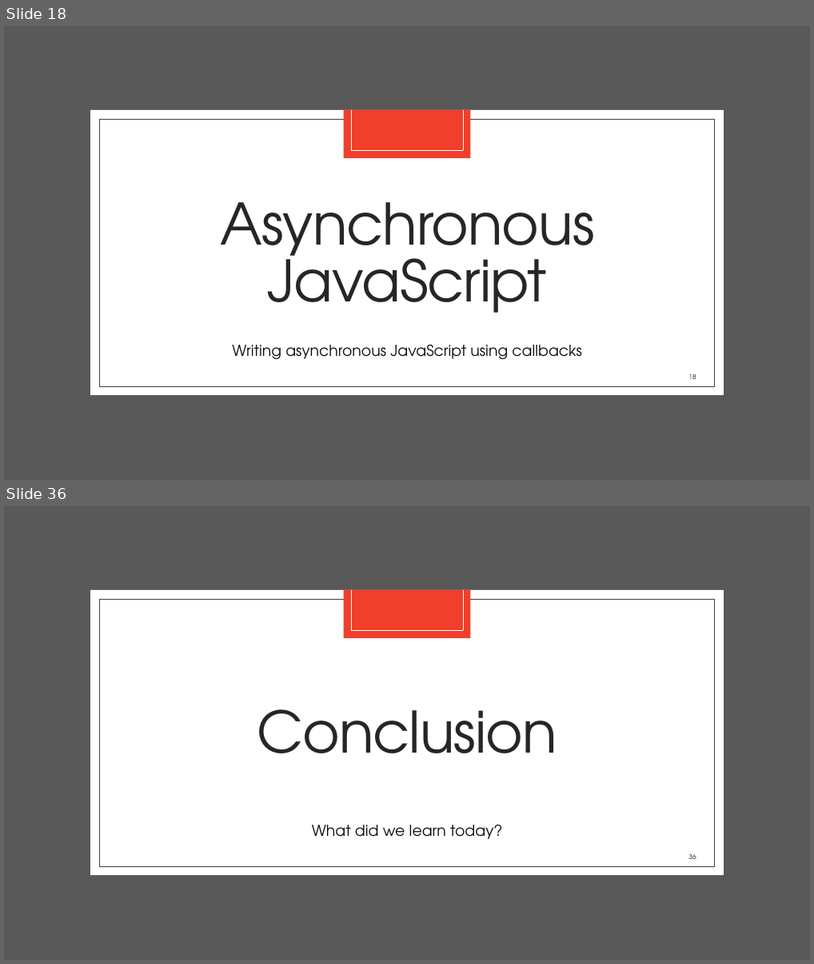
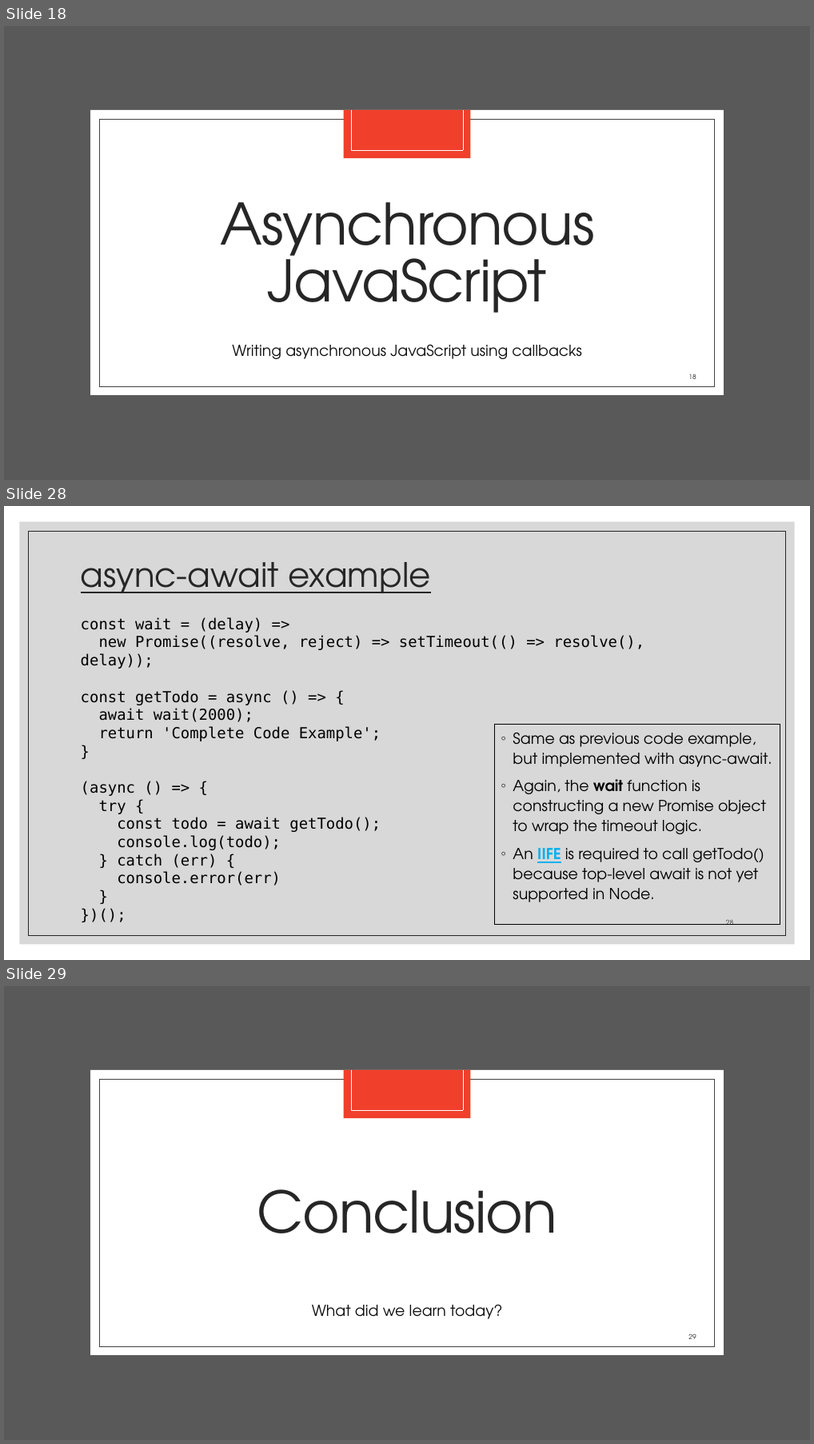
Before and after one commit to zackstotts/base-node-curriculum, a slide deck: unit_01/slides/Unit01-PartI.pptx. Shown one above the other, each under a label of ours: slides 18 and 36 before the commit, slides 18, 28 and 29 after it; the slides between them are not shown. The pictures are 814x964 and 814x1444 pixels, drawn with LibreOffice and Linux fonts; fonts in the diff are those of the drawing. Boxes give left, top, right and bottom in pixels: in the first picture for what was removed or moved away, otherwise in the second. Text is boxed around its words. In the diff, an @@ line names an element or a change of style, - is before the commit and + after.

```diff
--- a/unit_01/slides/Unit01-PartI.pptx
+++ b/unit_01/slides/Unit01-PartI.pptx
@@ slide 28 added at (x1=4, y1=506, x2=810, y2=960), background #FFFFFF @@
@@ rectangle added at (x1=20, y1=522, x2=795, y2=944), fill #BFBFBF at 60% opacity @@
@@ rectangle added at (x1=29, y1=531, x2=786, y2=935), outline #262626 0.5 pt @@
@@ title added at (x1=81, y1=562, x2=431, y2=593), 40 pt, text #262626, underline @@
+async-await example
@@ text added at (x1=81, y1=617, x2=645, y2=885), 18 pt, text #000000 @@
+const wait = (delay) =>
+new Promise((resolve, reject) => setTimeout(() => resolve(), delay));
+const getTodo = async () => {
+await wait(2000);
+return 'Complete Code Example';
+}
+(async () => {
+try {
+const todo = await getTodo();
+console.log(todo);
+} catch (err) {
+console.error(err)
+}
+})();
@@ rectangle added at (x1=495, y1=724, x2=781, y2=924), outline #000000 0.75 pt, 18 pt, text #000000 @@
+◦ Same as previous code example, but implemented with async-await.
+◦ Again, the wait function is constructing a new Promise object to wrap the timeout logic.
+◦ An IIFE is required to call getTodo() because top-level await is not yet supported in Node.
@@ page number added at (x1=726, y1=920, x2=734, y2=924), 8 pt, text #404040 @@
+28
@@ what was slide 36 is now slide 29 @@
@@ page number at (x1=689, y1=1333, x2=696, y2=1339): text changed @@
-36
+29
```
Also in this commit, not shown: 10 slides changed, 8 slides removed, 3 other files.
